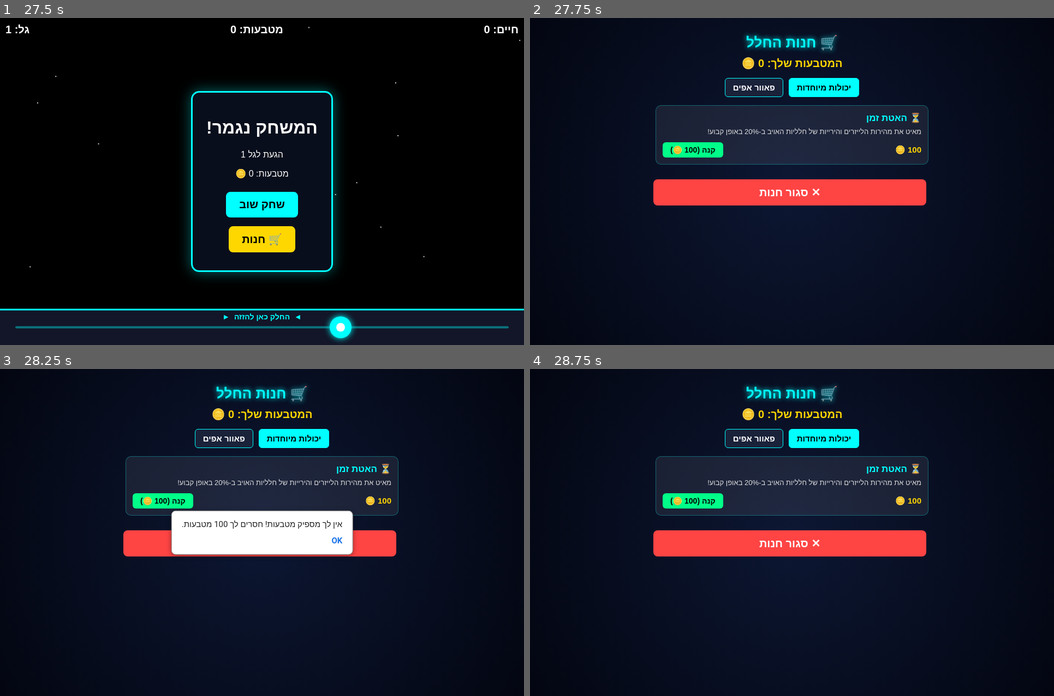
Above: before the commit, frames 1-4 (two rows, left to right).
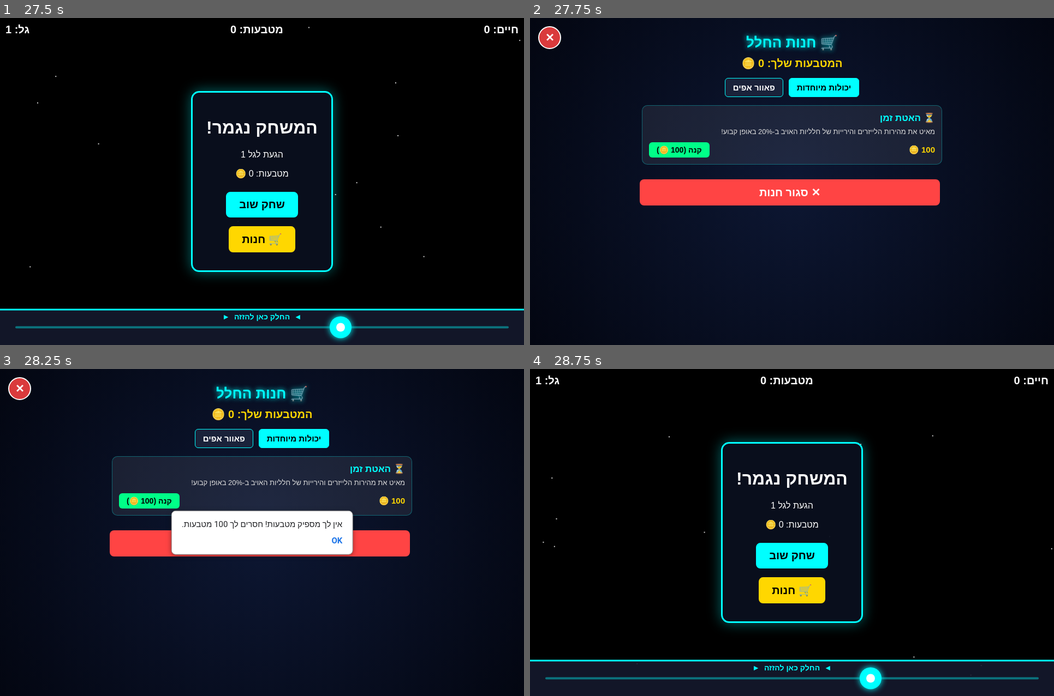
Above: after the commit, the same moments.

Repository: ohadidi5/space-shooter
Game: browser game, page index.html
Same seed, same stepped clock (60 frames per second), same inputs: the game is played once before the commit and once after it. When the page shows a pop-up message, it is drawn as a white box for half a second while everything else waits; a line starting with > is the answer the replay typed.
Inputs (mouse positions are in pixels of both pictures, inside the frame that each line leads up to):
- Up to frame 1 (27.5 s): click "התחל משחק" at 0.27 s; click (131, 328) at 1.07 s; click (78, 165) at 1.57 s; click (104, 279) at 2.07 s; click (393, 279) at 2.57 s; click (340, 132) at 3.07 s; click (104, 279) at 3.57 s; click (26, 230) at 4.07 s; click (366, 34) at 4.57 s; click (393, 165) at 5.07 s; click (209, 328) at 5.57 s; click (104, 197) at 6.07 s; click (26, 34) at 6.57 s; click (26, 312) at 7.07 s; click (26, 230) at 7.57 s; click (183, 246) at 8.07 s; click (26, 295) at 8.57 s; click (209, 263) at 9.07 s; click (419, 312) at 9.57 s; click (209, 214) at 10.07 s; click (209, 148) at 10.57 s; click (393, 181) at 11.07 s; click (26, 246) at 11.57 s; click (471, 83) at 12.07 s; click (157, 181) at 12.57 s; click (104, 197) at 13.07 s; click (445, 246) at 13.57 s; click (445, 132) at 14.07 s; click (262, 181) at 14.57 s; click (497, 279) at 15.07 s; click "שחק שוב" at 15.5 s; click (445, 230) at 15.57 s; click (497, 50) at 16.07 s; click (419, 148) at 16.57 s; click (340, 246) at 17.07 s; click (157, 214) at 17.57 s; click (471, 214) at 18.07 s; click (78, 263) at 18.57 s; click (445, 83) at 19.07 s; click (157, 295) at 19.57 s; click (340, 214) at 20.07 s; click (419, 34) at 20.57 s; click (419, 50) at 21.07 s; click (262, 328) at 21.57 s; click (497, 230) at 22.07 s; click (157, 116) at 22.57 s; click (445, 148) at 23.07 s; click (26, 132) at 23.57 s; click (471, 312) at 24.07 s; click (209, 230) at 24.57 s; click (445, 214) at 25.07 s; click (497, 214) at 25.57 s; click (393, 165) at 26.07 s; click (471, 34) at 26.57 s; click (340, 295) at 27.07 s
- Up to frame 2 (27.75 s): click "🛒 חנות" at 27.5 s; click (661, 295) at 27.57 s
- Up to frame 3 (28.25 s): click "קנה (100 🪙)" at 27.83 s; click (471, 483) at 28.07 s; click "יכולות מיוחדות" at 28.17 s
- Up to frame 4 (28.75 s): click (550, 388) at 28.5 s; click (896, 401) at 28.57 s

Frame 1 is identical in both runs. In frame 2, 1.8% of the frame differs, in the area x 1-79%, y 2-58%; in frame 3, 1.8%; in frame 4, 71%, in the area x 0-100%, y 0-100%.

Commit message:
Fix shop scrolling on touch screens and add top floating close button

Diff:
--- a/index.html
+++ b/index.html
@@ -59,13 +59,35 @@
             background: radial-gradient(circle at center, #0d1733 0%, #030611 100%);
             z-index: 200;
             box-sizing: border-box;
-            padding: 20px;
-            overflow-y: auto;
+            padding: 20px 20px 70px 20px;
+            overflow-y: scroll;
+            -webkit-overflow-scrolling: touch;
+            touch-action: pan-y;
             text-align: center;
         }
         .shop-container {
-            max-width: 500px;
+            max-width: 550px;
             margin: 0 auto;
+            padding-bottom: 50px;
+            touch-action: pan-y;
+        }
+        .shop-close-top {
+            position: absolute;
+            top: 15px;
+            left: 15px;
+            width: 38px;
+            height: 38px;
+            background: rgba(255, 68, 68, 0.85);
+            color: #fff;
+            border: 2px solid #fff;
+            border-radius: 50%;
+            font-size: 20px;
+            font-weight: bold;
+            display: flex;
+            align-items: center;
+            justify-content: center;
+            cursor: pointer;
+            z-index: 210;
         }
         .btn {
             padding: 12px 24px;
@@ -181,6 +203,7 @@
 
     <!-- Shop Modal (Full Screen) -->
     <div id="shop-modal">
+        <div class="shop-close-top" onclick="closeShop()">✕</div>
         <div class="shop-container">
             <h2 style="font-size: 26px; margin: 10px 0; color: #00ffff; text-shadow: 0 0 10px #00ffff;">🛒 חנות החלל</h2>
             <div style="color: #ffd700; font-size: 20px; font-weight: bold; margin-bottom: 15px;">
@@ -672,7 +695,7 @@
         requestAnimationFrame(gameLoop);
 
         // Auto-refresh mechanism on mobile when reopening or when version changes
-        const CURRENT_APP_VERSION = "1.2.0";
+        const CURRENT_APP_VERSION = "1.3.0";
         document.addEventListener('visibilitychange', () => {
             if (document.visibilityState === 'visible') {
                 // If the user returns to the game on mobile, check for updates
